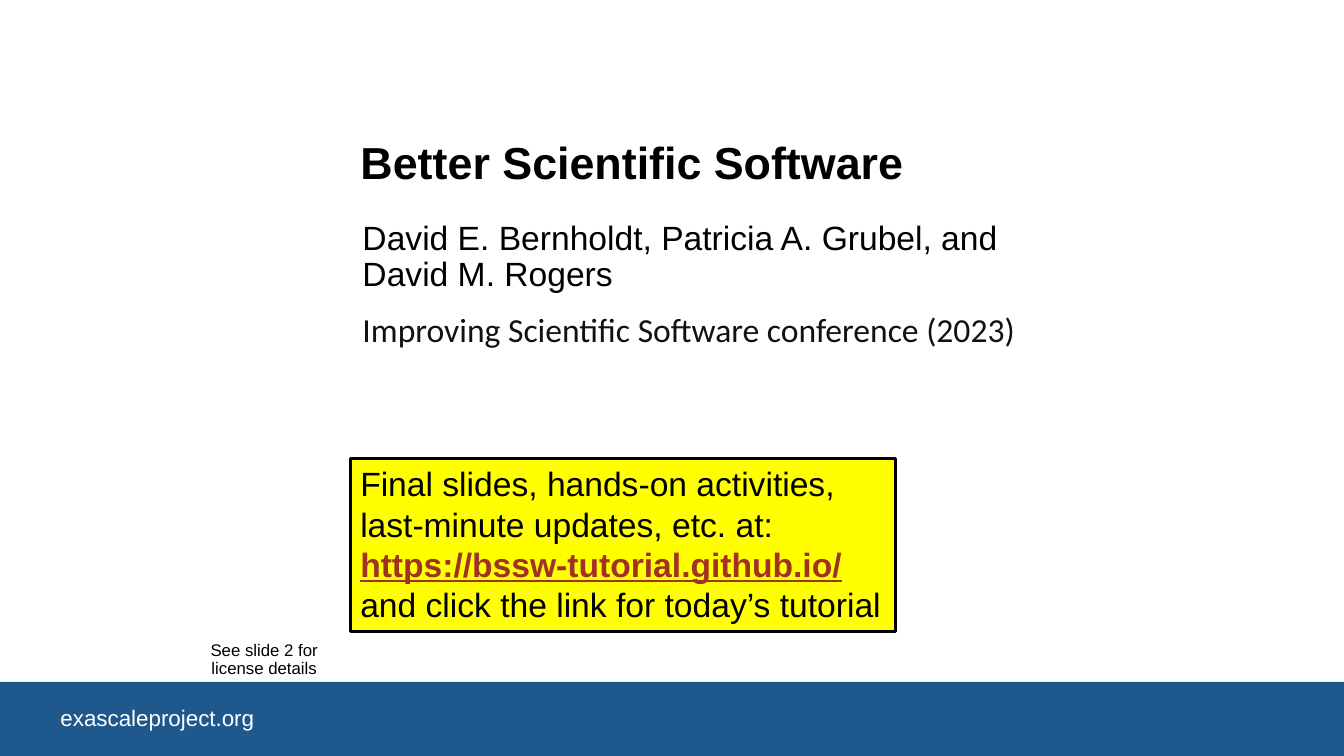
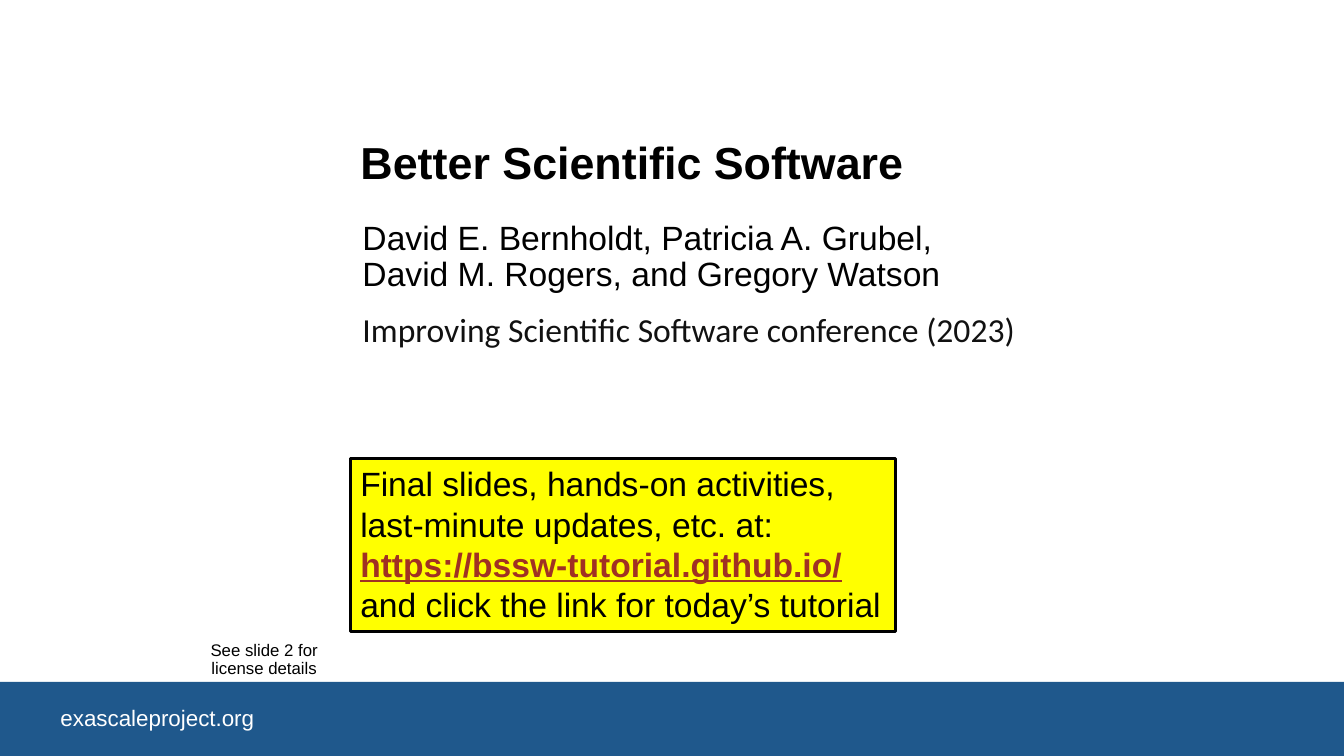
Before and after one commit to bssw-tutorial/presentations, a slide deck: slide 1 of intro.pptx. Drawn at 1344x756 pixels with LibreOffice and Linux fonts; fonts in the diff are those of the drawing; background and template pictures are left out. Boxes give left, top, right and bottom in pixels: in the first picture for what was removed or moved away, otherwise in the second. Text is boxed around its words. In the diff, an @@ line names an element or a change of style, - is before the commit and + after.

```diff
--- a/intro.pptx
+++ b/intro.pptx
@@ subtitle at [362,225,940,293]: text changed @@
-David E. Bernholdt, Patricia A. Grubel, and David M. Rogers
+David E. Bernholdt, Patricia A. Grubel, David M. Rogers, and Gregory Watson
```
Also in this commit, not shown: 1 other slide changed.
